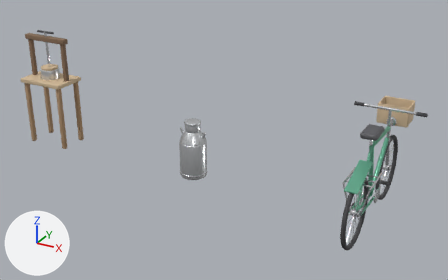
The Blender file Blender/Kariera_Kuchnia.blend, before and after one commit.
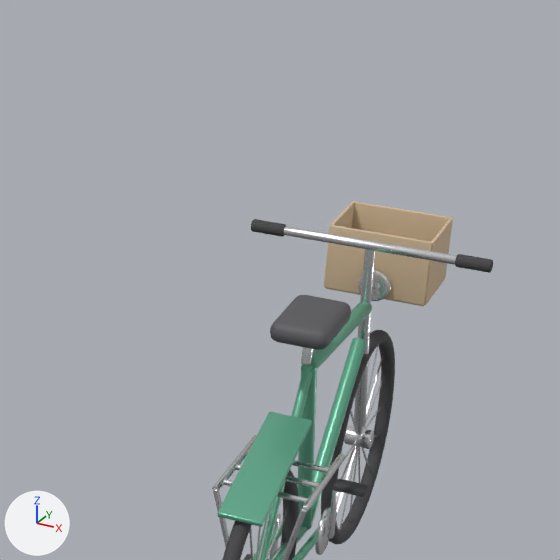
Old and new are each drawn from a 50 mm camera at (25.29, 34.72, 3.15) aimed at (22.53, 39.75, 0.63) and again close up on the part from 62% to 100% of the width and 12% to 73% of the height. Arrows for +X, +Y and +Z are at lower left; the lights stay in place. The last two pictures show the newer version.

The first close-up shows 'Rower_Kolo_Przod_ObrotX', 'Rower_Kolo_Tyl_ObrotX', 'Rower_Korba_ObrotX', 'Rower_Rama'.
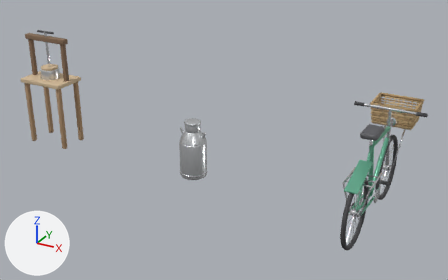
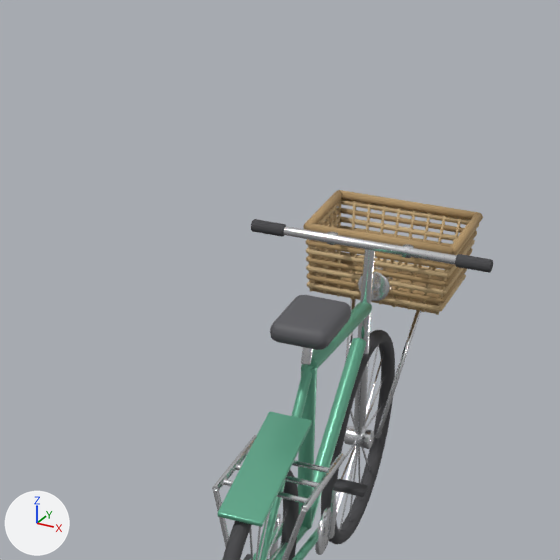
What differs and where, as boxes [x1, y1, x2, y2] in the close-ups (560 x 560 px):
'Rower_Rama', reshaped
    before: [212, 201, 493, 560]
    after: [212, 219, 493, 560]
'Rower_Koszyk_Wiklina', added
    after: [303, 190, 483, 315]
    faces in mat_wiklina_ciemna (brown #b39569): [303, 190, 483, 314]
    faces in mat_wiklina (beige #ceb386): [306, 199, 479, 315]
'Rower_Koszyk_Mocowanie', added
    after: [327, 232, 421, 439]
part 1 of me_rower_rama, deleted
    before: [326, 288, 425, 306]
part 2 of me_rower_rama, deleted (beige)
    before: [424, 218, 453, 305]
part 3 of me_rower_rama, deleted
    before: [324, 202, 354, 287]
part 4 of me_rower_rama, deleted (beige)
    before: [325, 225, 432, 305]
part 5 of me_rower_rama, deleted (beige)
    before: [352, 201, 452, 242]

The change, as a diff of the scene's bpy script:
```diff
--- a/Blender/Kariera_Kuchnia.blend.py
+++ b/Blender/Kariera_Kuchnia.blend.py
@@ mat_wiklina @@
+mat_wiklina = principled_material('Wiklina')
+mat_wiklina.base_color = (0.62, 0.45, 0.24)  # beige #ceb386
+mat_wiklina.roughness = 0.85
@@ mat_wiklina_ciemna @@
+mat_wiklina_ciemna = principled_material('Wiklina_Ciemna')
+mat_wiklina_ciemna.base_color = (0.45, 0.3, 0.14)  # brown #b39569
+mat_wiklina_ciemna.roughness = 0.9
@@ me_rower_rama @@
 # used by ob_rower_rama; parent = ob_kariera_rower; location = (0.0, 0.0, 0.0)
-me_rower_rama.from_pydata(...)  # 5458 vertices, 5608 faces; spans x -0.35..0.35, y -0.721..0.745, z 0.285..1.049
+me_rower_rama.from_pydata(...)  # 4978 vertices, 5118 faces; spans x -0.35..0.35, y -0.721..0.536, z 0.285..1.049
+# me_rower_rama part 1: the loose piece of 96 vertices spanning x -0.15..0.15, y 0.5..0.74, z 0.815..0.825 is deleted
+# me_rower_rama part 2: the loose piece of 96 vertices spanning x 0.145..0.155, y 0.5..0.74, z 0.82..1.02 is deleted
+# me_rower_rama part 3: the loose piece of 96 vertices spanning x -0.155..-0.145, y 0.5..0.74, z 0.82..1.02 is deleted
+# me_rower_rama part 4: the loose piece of 96 vertices spanning x -0.15..0.15, y 0.495..0.505, z 0.82..1.02 is deleted
+# me_rower_rama part 5: the loose piece of 96 vertices spanning x -0.15..0.15, y 0.735..0.745, z 0.82..1.02 is deleted
 me_rower_rama.materials.append(mat_lakier_rower)
@@ me_rower_rama @@
 me_rower_rama.materials.append(mat_guma)
-me_rower_rama.materials.append(mat_drewno_jasne)  # beige #d4bc99
@@ me_rower_koszyk_mocowanie @@
+me_rower_koszyk_mocowanie.from_pydata(...)  # 96 vertices, 60 faces; spans x 23.874..24.126, y 40.349..40.712, z 0.347..1.045
+me_rower_koszyk_mocowanie.polygons.foreach_set('use_smooth', [True] * 60)
+me_rower_koszyk_mocowanie.materials.append(mat_chrom)  # white #edeff1
@@ me_rower_koszyk_wiklina @@
+me_rower_koszyk_wiklina.from_pydata(...)  # 728 vertices, 494 faces; spans x 23.772..24.228, y 40.462..40.828, z 0.799..1.024
+me_rower_koszyk_wiklina.polygons.foreach_set('use_smooth', [True] * 494)
+# faces by material slot: [352, 142]
+me_rower_koszyk_wiklina.materials.append(mat_wiklina)  # beige #ceb386
+me_rower_koszyk_wiklina.materials.append(mat_wiklina_ciemna)  # brown #b39569
@@ ob_rower_koszyk_mocowanie @@
+ob_rower_koszyk_mocowanie = bpy.data.objects.new('Rower_Koszyk_Mocowanie', me_rower_koszyk_mocowanie)
+ob_rower_koszyk_mocowanie.parent = ob_kariera_rower
+ob_rower_koszyk_mocowanie.matrix_parent_inverse = Matrix(((1.0, 0.0, 0.0, -24.0), (0.0, 1.0, 0.0, -40.0), (0.0, 0.0, 1.0, 0.0), (0.0, 0.0, 0.0, 1.0)))
+ob_rower_koszyk_mocowanie.location = (0.0, 0.0, 0.0)
@@ ob_rower_koszyk_wiklina @@
+ob_rower_koszyk_wiklina = bpy.data.objects.new('Rower_Koszyk_Wiklina', me_rower_koszyk_wiklina)
+ob_rower_koszyk_wiklina.parent = ob_kariera_rower
+ob_rower_koszyk_wiklina.matrix_parent_inverse = Matrix(((1.0, 0.0, 0.0, -24.0), (0.0, 1.0, 0.0, -40.0), (0.0, 0.0, 1.0, 0.0), (0.0, 0.0, 0.0, 1.0)))
+ob_rower_koszyk_wiklina.location = (0.0, 0.0, 0.0)
```
